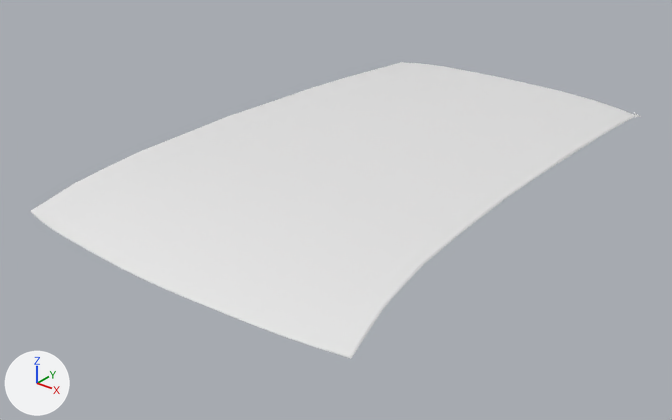
The glTF model public/parts/wendtStrom_roof_sunroofDelete.glb: old version first, new version second.
Camera for both pictures: a 50 mm camera at (1.558, -1.545, 2.434) aimed at (-0.028, 0.437, 1.205). Every picture has the same lights, and +X, +Y and +Z are marked at lower left. The first picture is the older version. Where no turn or scale is listed for an object, it has been applied to the vertices.

The scene before the commit, as lines of its bpy script (objects in view):
```python
mat_paint = principled_material('Paint')
mat_paint.base_color = (0.8, 0.8, 0.8)  # white #e7e7e7
me_wendtstrom_roof_sunroofdelete = bpy.data.meshes.new('wendtStrom.roof_sunroofDelete')
me_wendtstrom_roof_sunroofdelete.from_pydata(...)  # 304 vertices, 514 faces; spans x -0.57..0.57, y -0.88..0.88, z -0.06..0.06
# faces by material slot: [338, 176]
me_wendtstrom_roof_sunroofdelete.materials.append(mat_paint)  # white #e7e7e7
me_wendtstrom_roof_sunroofdelete.materials.append(mat_black)  # white #e7e7e7
ob_roof_sunroofdelete = bpy.data.objects.new('roof_sunroofDelete', me_wendtstrom_roof_sunroofdelete)
ob_roof_sunroofdelete.location = (0.0, 0.552, 1.355)
```
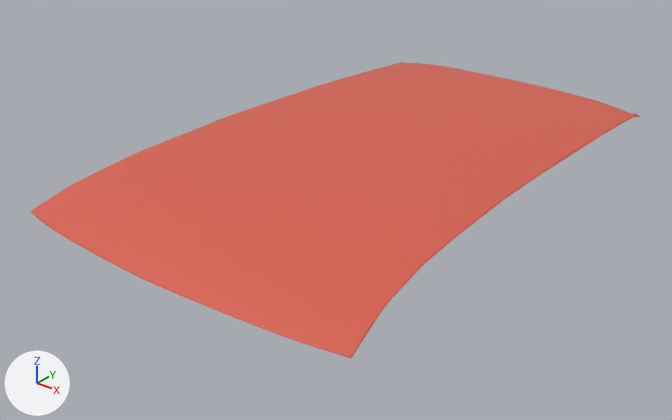
Diff of the bpy script that builds the scene:
```diff
--- a/public/parts/wendtStrom_roof_sunroofDelete.glb.py
+++ b/public/parts/wendtStrom_roof_sunroofDelete.glb.py
@@ mat_paint @@
 mat_paint = principled_material('Paint')
-mat_paint.base_color = (0.8, 0.8, 0.8)  # white #e7e7e7
+mat_paint.base_color = (0.7, 0.12, 0.08)  # red #da6150
```

What differs and where, as boxes [x1, y1, x2, y2] in the pictures (672 x 420 px):
'roof_sunroofDelete', recoloured (white to red)
    both: [31, 62, 641, 359]
